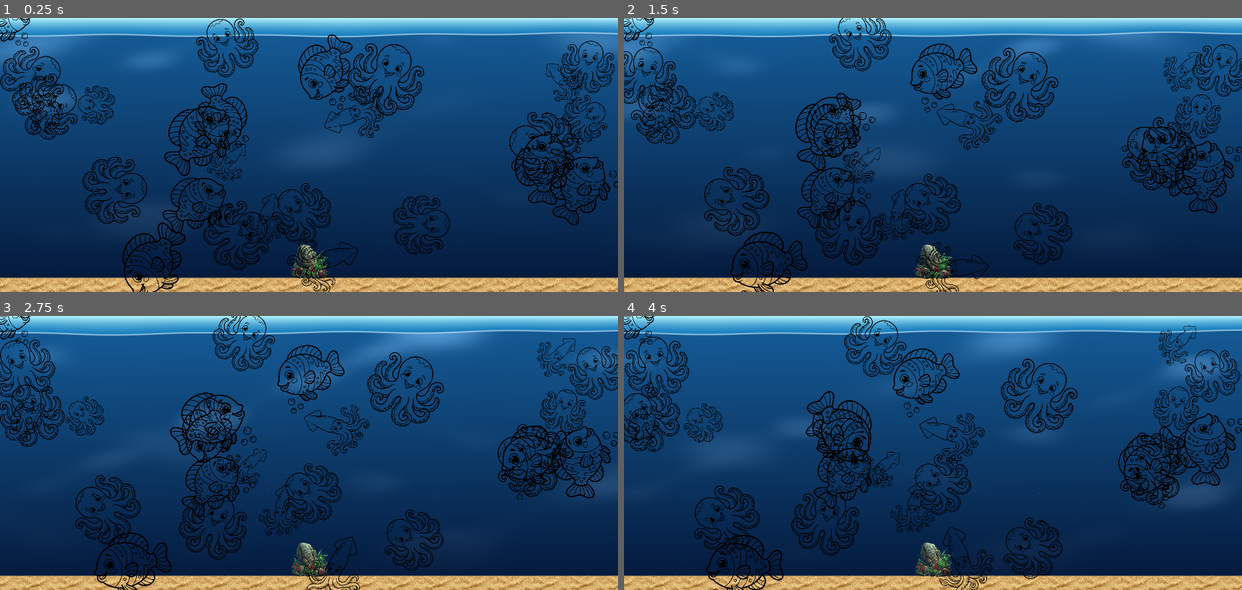
Above: before the commit, frames 1-4 (two rows, left to right).
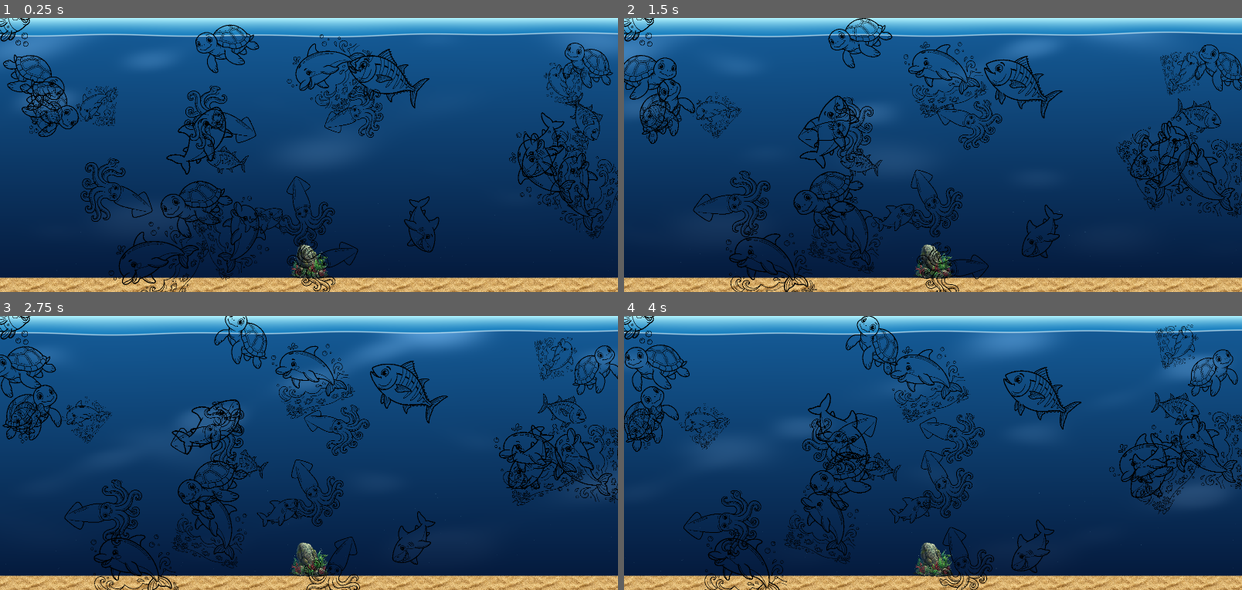
Above: after the commit, the same moments.

Repository: dreamthread-dev/digital-aquarium
Game: Godot game, scene res://scenes/aquarium_scene.tscn
Same seed, same stepped clock (60 frames per second), same inputs: the game is played once before the commit and once after it.
Inputs:
- Up to frame 1 (0.25 s): no input
- Up to frame 2 (1.5 s): tap Enter at 0.5 s
- Up to frame 3 (2.75 s): no input
- Up to frame 4 (4 s): no input

The runs differ from the first frame. In frame 1, 15% of the frame differs, in the area x 0-100%, y 0-100%; in frame 2, 16%; in frame 3, 15%; in frame 4, 15%.

Commit message:
feat: 新規魚テンプレート4種(ウミガメ、サメ、カツオ、イルカ)を追加 (#49)
- webapp: templatesをさかな、いか、たこ、かめ、さめ、かつお、いるかの7種に拡張。
- assets/server: かめ、さめ、かつお、いるかの1体のみの線画画像を生成・透過・二値化して適用。

Diff:
--- a/godot/scripts/fish_manager.gd
+++ b/godot/scripts/fish_manager.gd
@@ -67,7 +67,11 @@
 	var paths: Array[String] = [
 		"res://assets/default_fish/fish_01.png",
 		"res://assets/default_fish/fish_02.png",
-		"res://assets/default_fish/fish_03.png"
+		"res://assets/default_fish/fish_03.png",
+		"res://assets/default_fish/fish_04.png",
+		"res://assets/default_fish/fish_05.png",
+		"res://assets/default_fish/fish_06.png",
+		"res://assets/default_fish/fish_07.png"
 	]
 	for path in paths:
 		if ResourceLoader.exists(path):
Binary file added: godot/assets/default_fish/fish_04.png
Binary file added: godot/assets/default_fish/fish_05.png
Binary file added: godot/assets/default_fish/fish_06.png
Binary file added: godot/assets/default_fish/fish_07.png
Not shown, added: server/static/template_fish/fish_04.png
Not shown, added: server/static/template_fish/fish_05.png
Not shown, added: server/static/template_fish/fish_06.png
Not shown, added: server/static/template_fish/fish_07.png
Not shown, added: server/static/thumbnails/fish_04.png
Not shown, added: server/static/thumbnails/fish_05.png
Not shown, added: server/static/thumbnails/fish_06.png
Not shown, added: server/static/thumbnails/fish_07.png
(and 1 more such lines)
